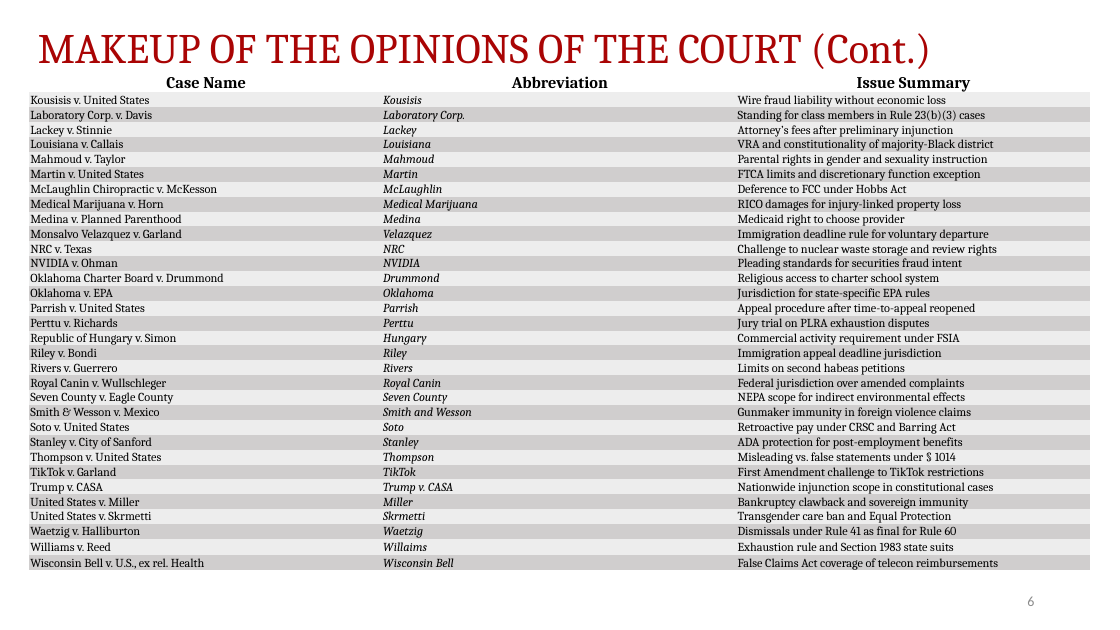
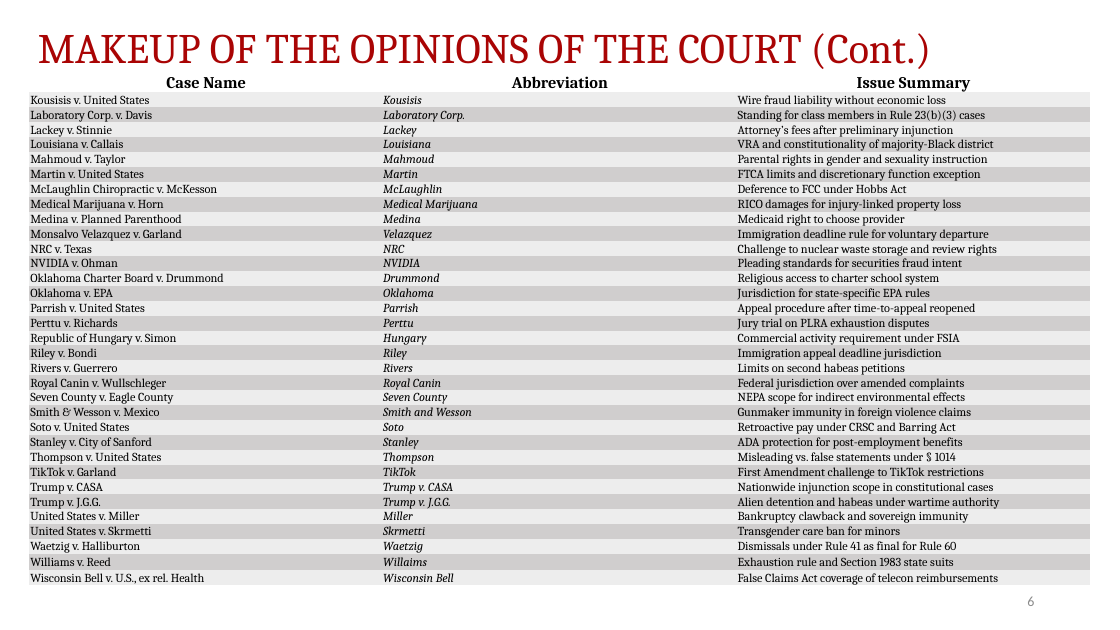
Before and after one commit to JakeTruscott/scotuswatch, a slide deck: slide 6 of Stat Reviews/OT24_StatReview/compilation/SCOTUSBlog/statpack_OT24.pptx. Drawn at 1120x630 pixels with LibreOffice and Linux fonts; fonts in the diff are those of the drawing. Boxes give left, top, right and bottom in pixels: in the first picture for what was removed or moved away, otherwise in the second. Text is boxed around its words. In the diff, an @@ line names an element or a change of style, - is before the commit and + after.

```diff
--- a/Stat Reviews/OT24_StatReview/compilation/SCOTUSBlog/statpack_OT24.pptx
+++ b/Stat Reviews/OT24_StatReview/compilation/SCOTUSBlog/statpack_OT24.pptx
@@ table at (29, 73, 1091, 607) @@
+row 29: Trump v. J.G.G. | Trump v. J.G.G. | Alien detention and habeas under wartime authority
-row 31, column 3: Transgender care ban and Equal Protection
+row 31, column 3: Transgender care ban for minors
```
Also in this commit, not shown: 10 other slides changed, 2 slides added, 1 slide removed, 35 other files.
